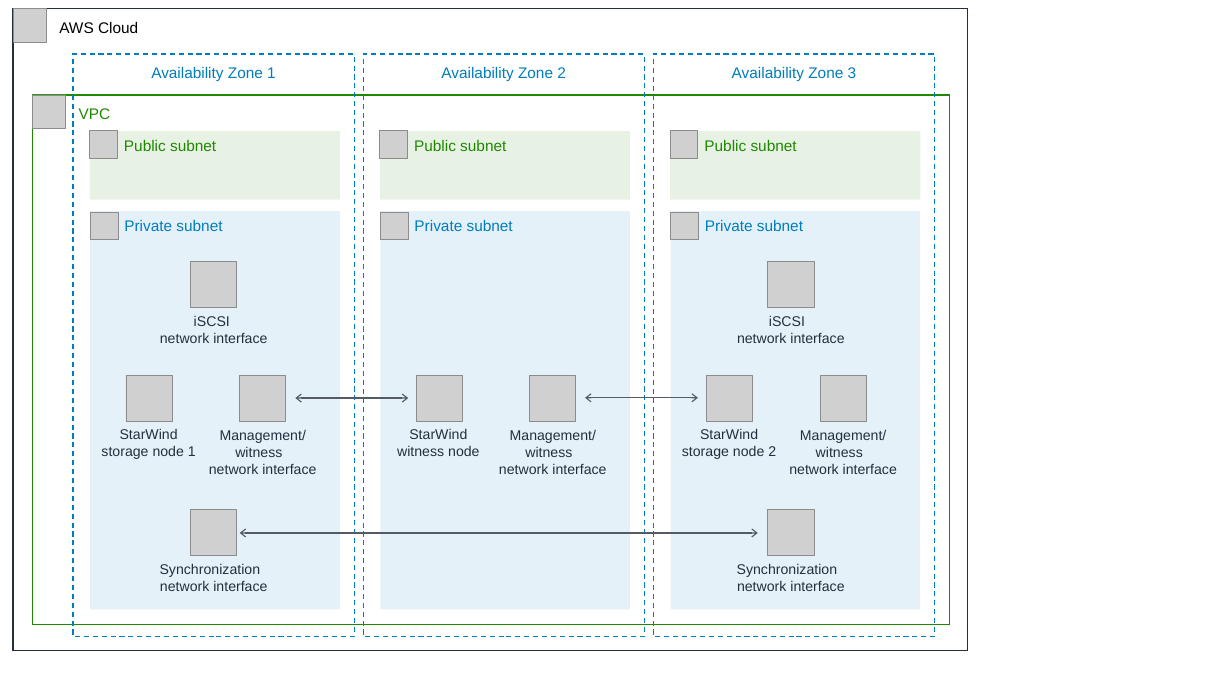
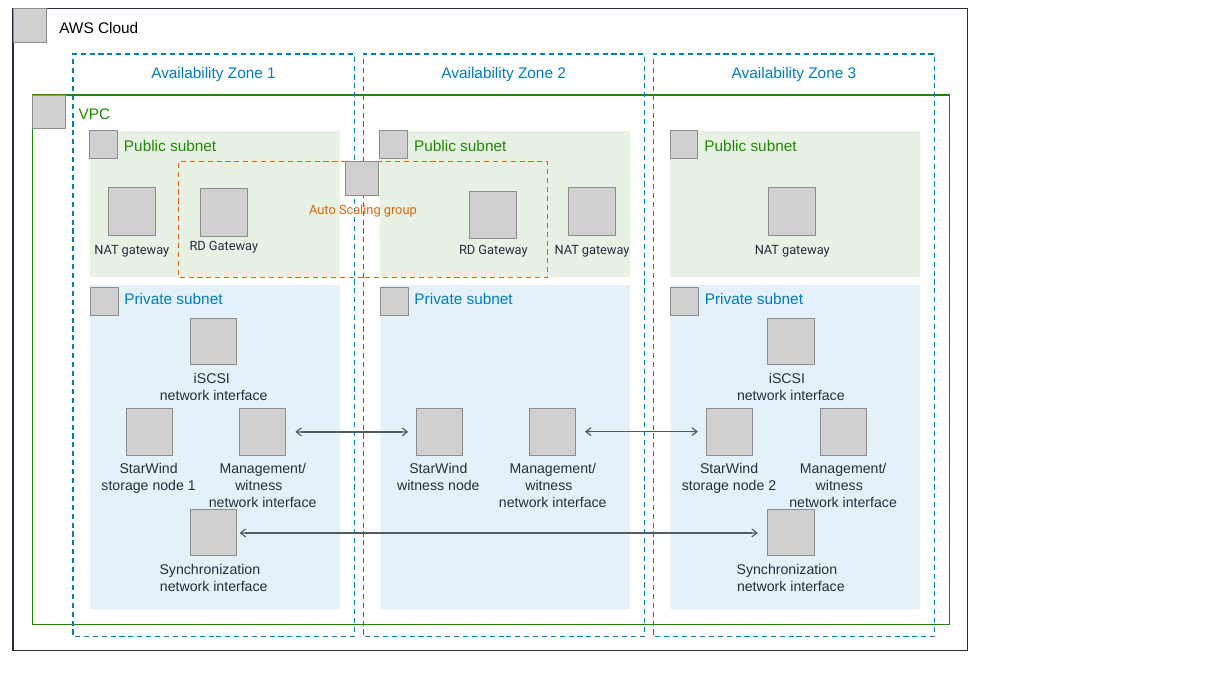
Before and after one commit to hamadsuniverse/quickstart-starwind-vsan-copy, a slide deck: slide 1 of docs/deployment_guide/images/starwind_qs_architecture_diagram.pptx. Drawn at 1232x693 pixels with LibreOffice and Linux fonts; fonts in the diff are those of the drawing; grey boxes stand for pictures. Boxes give left, top, right and bottom in pixels: in the first picture for what was removed or moved away, otherwise in the second. Text is boxed around its words. In the diff, an @@ line names an element or a change of style, - is before the commit and + after.

```diff
--- a/docs/deployment_guide/images/starwind_qs_architecture_diagram.pptx
+++ b/docs/deployment_guide/images/starwind_qs_architecture_diagram.pptx
@@ rectangle "Public subnet": place and size @@
-rectangle "Public subnet" at [90, 131, 340, 200]
+rectangle "Public subnet" at [90, 131, 340, 277]
@@ rectangle "Public subnet": place and size @@
-rectangle "Public subnet" at [380, 131, 630, 200]
+rectangle "Public subnet" at [380, 131, 630, 277]
@@ rectangle "Public subnet": place and size @@
-rectangle "Public subnet" at [670, 131, 921, 200]
+rectangle "Public subnet" at [670, 131, 921, 277]
@@ rectangle added at [178, 162, 548, 277], outline #D86613 1 pt dashed, 10 pt, text #D86613 @@
+Auto Scaling group
@@ picture added at [346, 162, 379, 195] @@
@@ picture added at [108, 188, 155, 235] @@
@@ picture added at [201, 189, 248, 236] @@
@@ picture added at [470, 191, 517, 238] @@
@@ picture added at [568, 188, 616, 235] @@
@@ picture added at [769, 188, 816, 235] @@
@@ text added at [94, 245, 170, 257], 10 pt, text #232F3D @@
+NAT gateway
@@ text added at [190, 240, 258, 253], 10 pt, text #232F3D @@
+RD Gateway
@@ text added at [459, 244, 527, 257], 10 pt, text #232F3D @@
+RD Gateway
@@ text added at [555, 245, 630, 257], 10 pt, text #232F3D @@
+NAT gateway
@@ text added at [755, 245, 830, 257], 10 pt, text #232F3D @@
+NAT gateway
@@ rectangle "Private subnet": place and size @@
-rectangle "Private subnet" at [91, 212, 340, 610]
+rectangle "Private subnet" at [91, 285, 340, 609]
@@ rectangle "Private subnet": place and size @@
-rectangle "Private subnet" at [381, 212, 630, 610]
+rectangle "Private subnet" at [381, 285, 630, 609]
@@ 3 pictures: place and size @@
-3 pictures at [91, 213, 699, 240]
+3 pictures at [91, 288, 699, 316]
@@ rectangle "Private subnet": place and size @@
-rectangle "Private subnet" at [671, 212, 921, 610]
+rectangle "Private subnet" at [671, 285, 921, 609]
@@ 2 pictures, 2 texts: place and size @@
-2 pictures, 2 texts at [160, 262, 844, 343]
+2 pictures, 2 texts at [160, 318, 844, 400]
@@ 6 pictures, 6 texts, 2 double arrows: place and size @@
-6 pictures, 6 texts, 2 double arrows at [101, 375, 897, 474]
+6 pictures, 6 texts, 2 double arrows at [101, 409, 897, 511]
```
Also in this commit, not shown: 3 other files.
